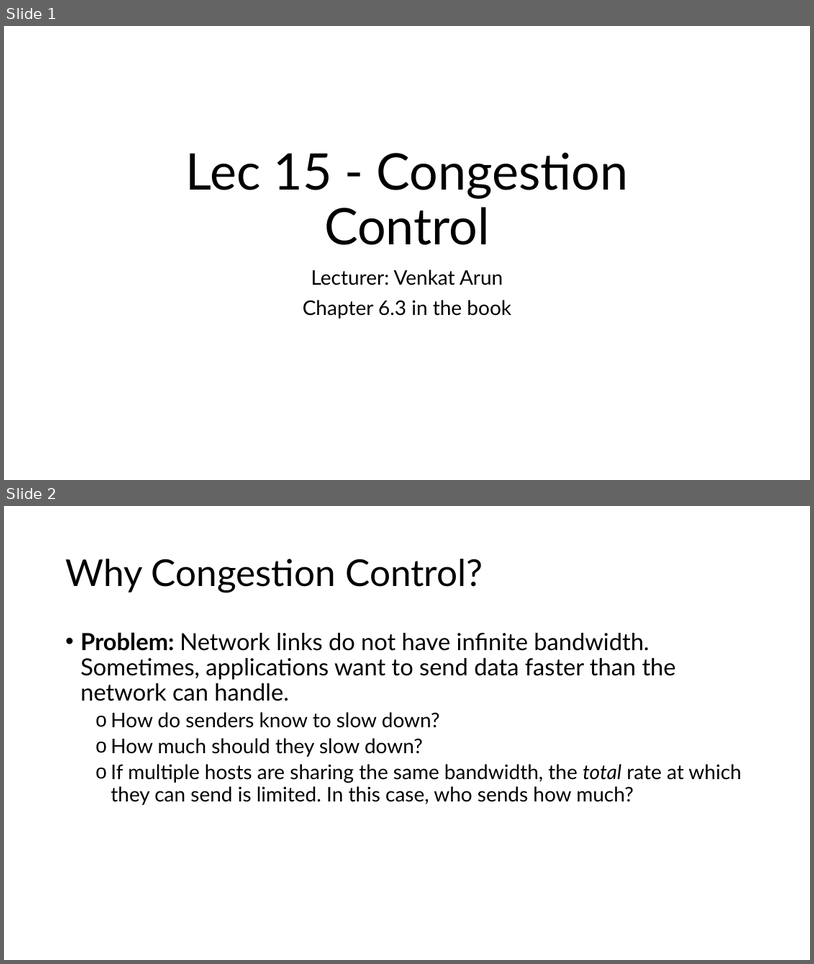
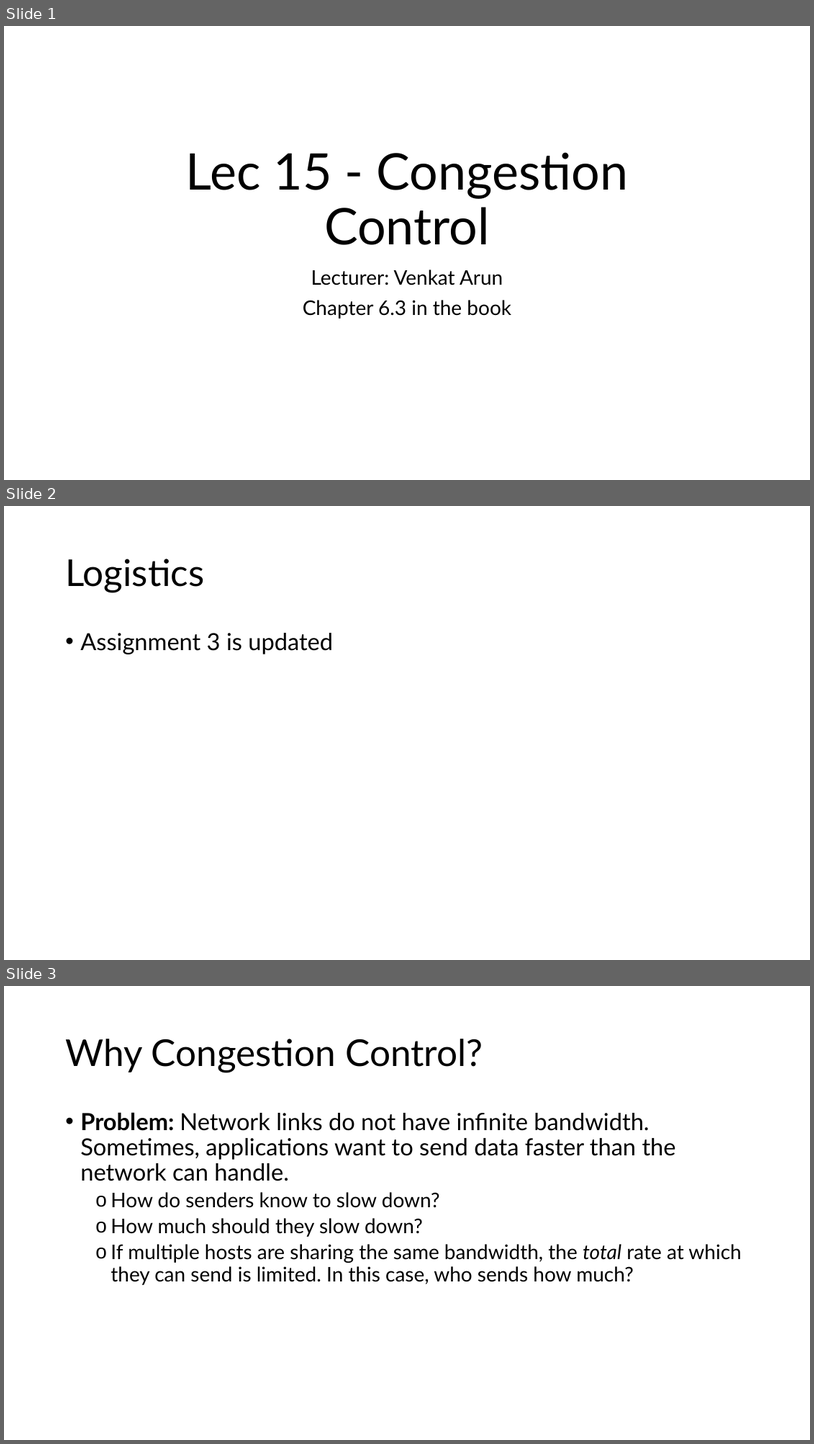
Before and after one commit to venkatarun95/mit_page, a slide deck: f24/assets/slides/lec15-congestion-control-1.pptx. Shown one above the other, each under a label of ours: slides 1 and 2 before the commit, slides 1, 2 and 3 after it. The pictures are 814x964 and 814x1444 pixels, drawn with LibreOffice and Linux fonts; fonts in the diff are those of the drawing. Boxes give left, top, right and bottom in pixels: in the first picture for what was removed or moved away, otherwise in the second. Text is boxed around its words. In the diff, an @@ line names an element or a change of style, - is before the commit and + after.

```diff
--- a/f24/assets/slides/lec15-congestion-control-1.pptx
+++ b/f24/assets/slides/lec15-congestion-control-1.pptx
@@ slide 2 added at (4,506,810,960), background #FFFFFF @@
@@ title added at (65,559,204,592), 44 pt, text #000000 @@
+Logistics
@@ text added at (80,633,333,654), 28 pt, text #000000 @@
+• Assignment 3 is updated
@@ what was slide 2 is now slide 3 @@
```
Also in this commit, not shown: 1 slide changed, 1 other file.
